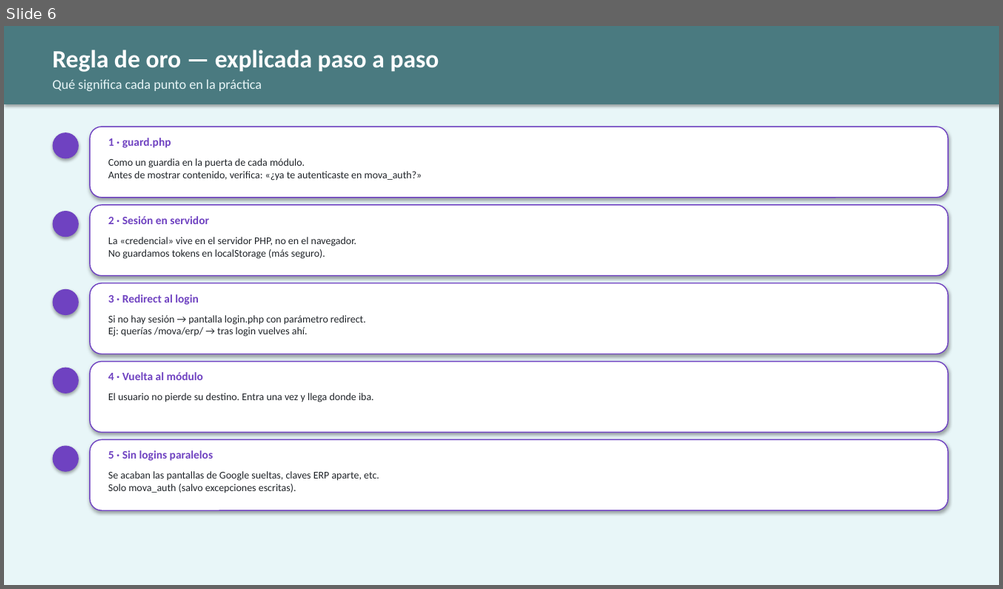
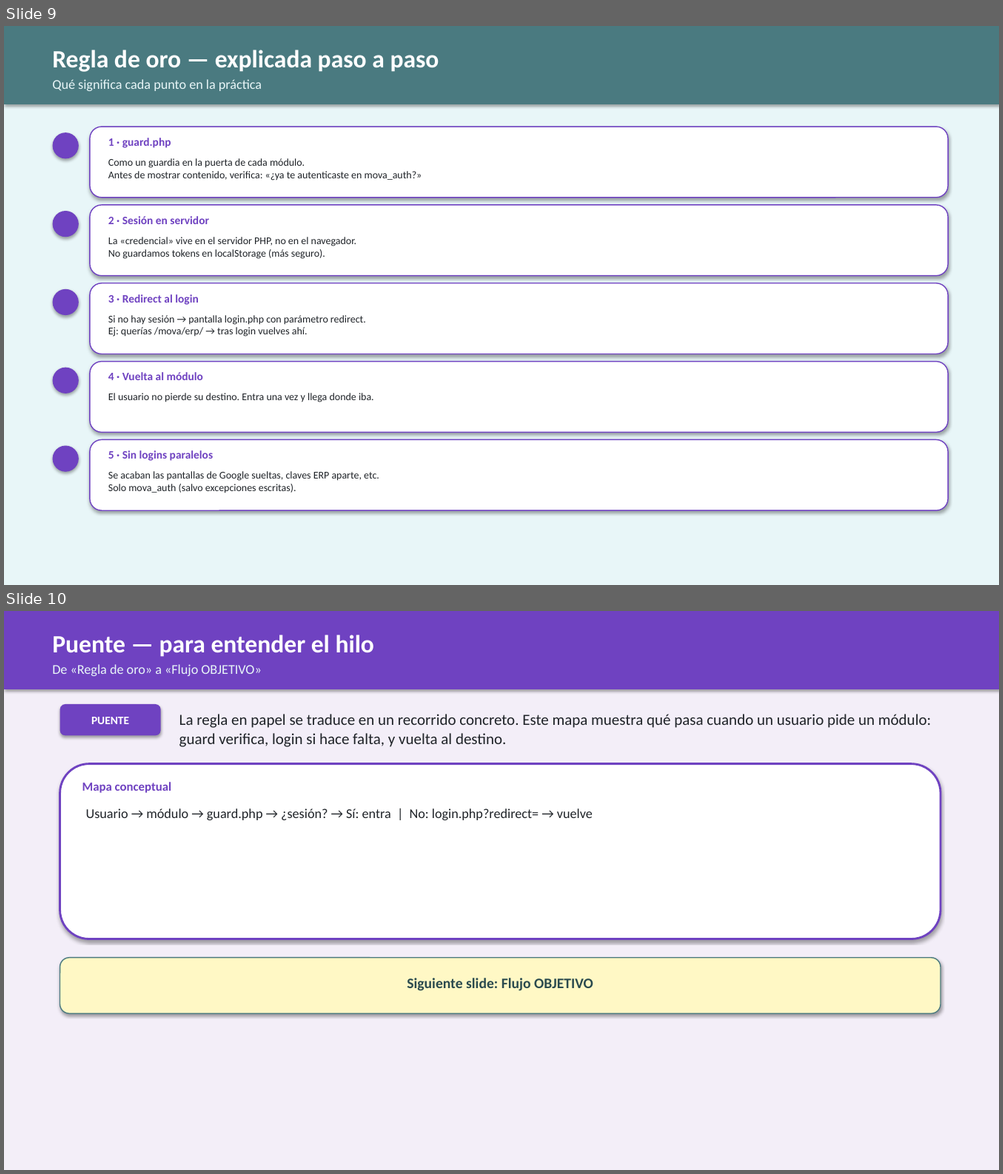
Before and after one commit to JosefaOgalde/organizacion, a slide deck: index/clientes/mkof/MOVA-D2-Reglas-mova_auth.pptx. Shown one above the other, each under a label of ours: slide 6 before the commit, slides 9 and 10 after it. The pictures are 1003x589 and 1003x1174 pixels, drawn with LibreOffice and Linux fonts; fonts in the diff are those of the drawing. Boxes give left, top, right and bottom in pixels: in the first picture for what was removed or moved away, otherwise in the second. Text is boxed around its words. In the diff, an @@ line names an element or a change of style, - is before the commit and + after.

```diff
--- a/index/clientes/mkof/MOVA-D2-Reglas-mova_auth.pptx
+++ b/index/clientes/mkof/MOVA-D2-Reglas-mova_auth.pptx
@@ slide 10 added at (x1=4, y1=611, x2=999, y2=1170), background #F3EEF8 @@
@@ rectangle added at (x1=4, y1=611, x2=999, y2=689), fill #6F42C1 @@
@@ text added at (x1=52, y1=635, x2=375, y2=657), 24 pt, text #FFFFFF, bold @@
+Puente — para entender el hilo
@@ text added at (x1=52, y1=664, x2=261, y2=676), 13 pt, text #E8F6F8 @@
+De «Regla de oro» a «Flujo OBJETIVO»
@@ rounded rectangle added at (x1=60, y1=704, x2=161, y2=735), fill #6F42C1 @@
@@ text added at (x1=91, y1=717, x2=129, y2=724), 11 pt, text #FFFFFF, bold @@
+PUENTE
@@ text added at (x1=179, y1=714, x2=930, y2=747), 15 pt, text #1F2328 @@
+La regla en papel se traduce en un recorrido concreto. Este mapa muestra qué pasa cuando un usuario pide un módulo: guard verifica, login si hace falta, y vuelta al destino.
@@ rounded rectangle added at (x1=60, y1=764, x2=940, y2=940), fill #FFFFFF, outline #6F42C1 2 pt @@
@@ text added at (x1=82, y1=782, x2=172, y2=793), 12 pt, text #6F42C1, bold @@
+Mapa conceptual
@@ text added at (x1=86, y1=809, x2=592, y2=820), 13 pt, text #1F2328 @@
+Usuario → módulo → guard.php → ¿sesión? → Sí: entra | No: login.php?redirect= → vuelve
@@ rounded rectangle added at (x1=60, y1=958, x2=940, y2=1014), fill #FFF8C5, outline #4A7A80 1 pt @@
@@ text added at (x1=407, y1=978, x2=593, y2=991), 14 pt, text #2A4A4E, bold @@
+Siguiente slide: Flujo OBJETIVO
@@ what was slide 6 is now slide 9 @@
```
Also in this commit, not shown: 6 other slides added, 5 other files.
